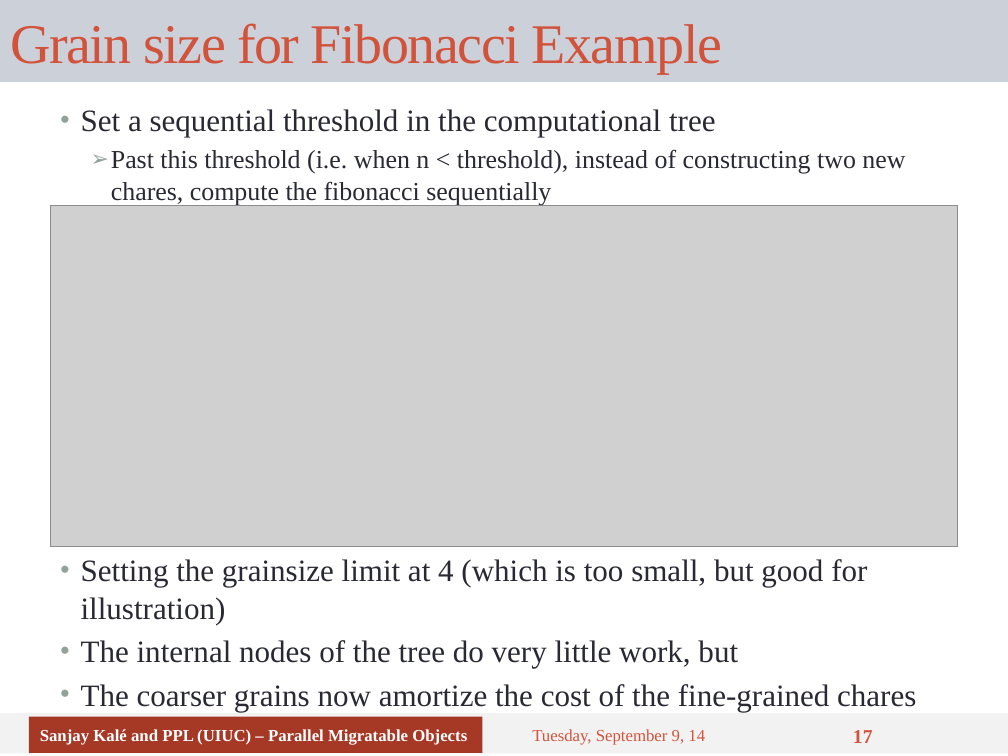
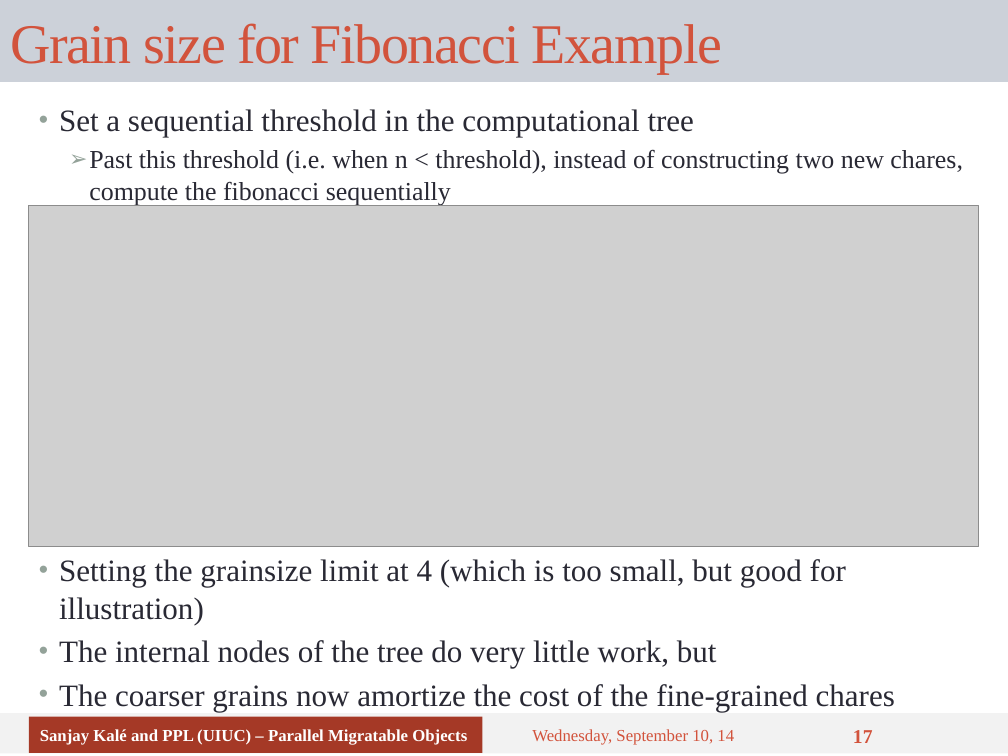
Before and after one commit to UIUC-PPL/charm_tutorial, a slide deck: slide 17 of tutorial-05-overdecomposition.pptx. Drawn at 1008x756 pixels with LibreOffice and Linux fonts; fonts in the diff are those of the drawing; grey boxes stand for pictures. Boxes give left, top, right and bottom in pixels: in the first picture for what was removed or moved away, otherwise in the second. Text is boxed around its words. In the diff, an @@ line names an element or a change of style, - is before the commit and + after.

```diff
--- a/tutorial-05-overdecomposition.pptx
+++ b/tutorial-05-overdecomposition.pptx
@@ text "Set a sequential threshold in ..." rewrapped from [81, 109, 905, 206] to [59, 109, 963, 206] @@
@@ picture: place and size @@
-picture at [50, 206, 958, 546]
+picture at [29, 206, 979, 546]
@@ text "Setting the grainsize limit at ...": place and size @@
-text "Setting the grainsize limit at ..." at [81, 559, 916, 712]
+text "Setting the grainsize limit at ..." at [59, 559, 895, 712]
@@ text at [532, 729, 734, 745]: text changed @@
-Tuesday, September 9, 14
+Wednesday, September 10, 14
```
Also in this commit, not shown: 16 other slides changed.
